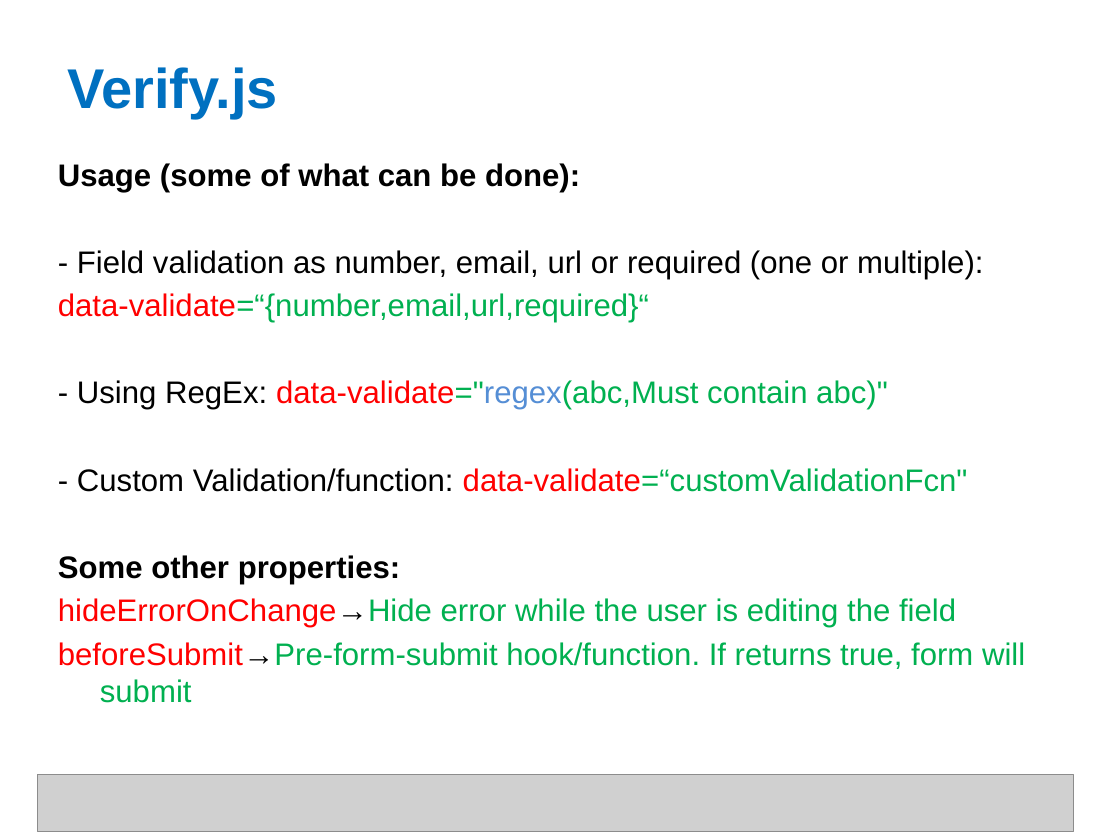
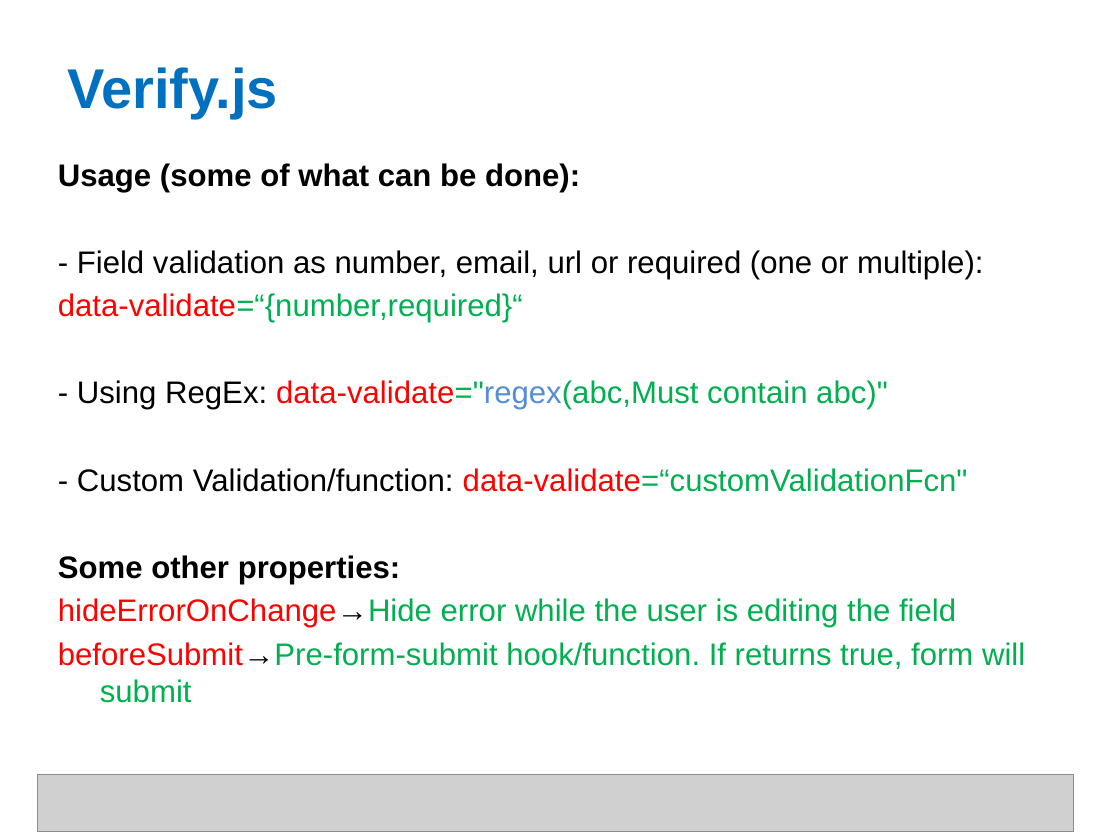
Before and after one commit to shyamTum/JavaScript, a slide deck: slide 37 of Final.pptx. Drawn at 1120x840 pixels with LibreOffice and Linux fonts; fonts in the diff are those of the drawing; grey boxes stand for pictures. Boxes give left, top, right and bottom in pixels: in the first picture for what was removed or moved away, otherwise in the second. Text is boxed around its words. In the diff, an @@ line names an element or a change of style, - is before the commit and + after.

```diff
--- a/Final.pptx
+++ b/Final.pptx
@@ text at [58, 293, 523, 323]: text changed @@
-data-validate=“{number,email,url,required}“
+data-validate=“{number,required}“
```
Also in this commit, not shown: 4 other slides changed, 1 other file.
